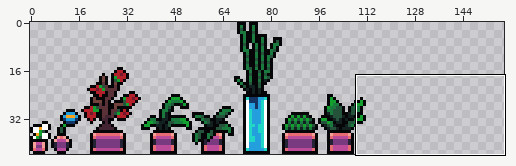
One commit to this pixel-art file: Assets/Rooms/Sprites/Plants.aseprite. Above: a wide view before the commit, with the close-up outlined.
Close-up. The starting point:
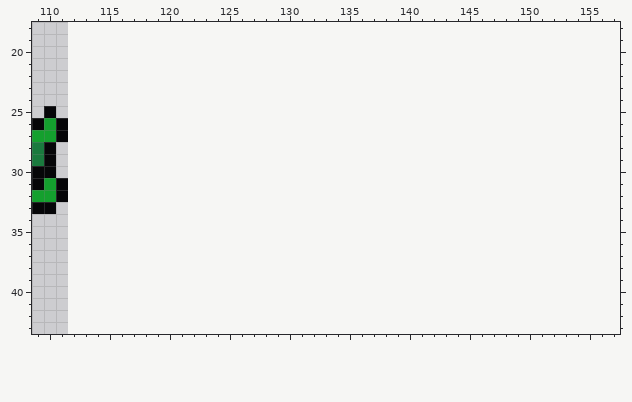
112x44 pixels, 1 frame. Shown: x 109..157, y 18..43. The old version is drawn lined up with the new one, on the new canvas.
The result:
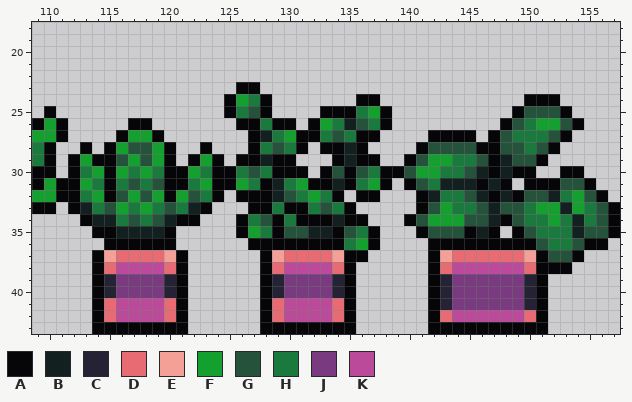
Palette (. is transparent): A #060608  B #122020  C #242234  D #e86a73  E #f5a097  F #14a02e  G #24523b  H #1a7a3e  J #793a80  K #bc4a9b
Edits made:
canvas 112x44 -> 158x44
Changed rows in their new state; - is an unchanged pixel.
first column x 112:
23 --------------AA------------------------------
24 -------------AFHA-------AA------------AAA-----
25 -------------AHGA----AAAHFA----------AGGGA----
26 -----AA-------AAHAA-AFHBGHA---------AGHFFGA---
27 ----AFFA-------ABHFAAHGHAA----AAAA-AGHHHGA----
28 -A-AFGGFA--A---AHGHA-AABA----AGGGGAAGGHGA-----
29 AFAAGFGFA-AFA-AABAA---ABAA--AGFFHHGABGGA------
30 AHFAFHFHAAFHAAHGHAAA-AGAGHAAGFFHHGBABAA--AA---
31 AFHAHGHGAAHFAAFHABHFAABAHFA-AGHBBBABA-AAAGGA--
32 AHFAGFGFAFGHA-AAABGHFHA-AA---ABHHGBABAGGBHFGA-
33 ABHGFHFHGHBA---AAHAAHGHA-----AGFHHGBGGHFFBFHGA
34 -ABBHGHGBAA---AHGAHAAABAA---AGFFFGGBAGHHFHBHGA
35 --AABBBBA-----AFHAGGBBAGHA---AGGGABA-AGHHHBGGA
36 ---AAAAAA------AAAAAAAAHFA----AAAAAAAAAGHHGAA-
37 --AEDDDDEA------AEDDDDEAA-----AEDDDDDDEAGGA---
38 --ADKKKKDA------ADKKKKDA------ADKKKKKKDAAA----
39 --ACJJJJCA------ACJJJJCA------ACJJJJJJCA------
40 --ACJJJJCA------ACJJJJCA------ACJJJJJJCA------
41 --ADKKKKDA------ADKKKKDA------ACJJJJJJCA------
42 --ADKKKKDA------ADKKKKDA------ADKKKKKKDA------
43 --AAAAAAAA------AAAAAAAA------AAAAAAAAAA------
Where, in picture pixels (left, top, right, bottom), the same in both close-ups:
added: (68, 82, 620, 334)
